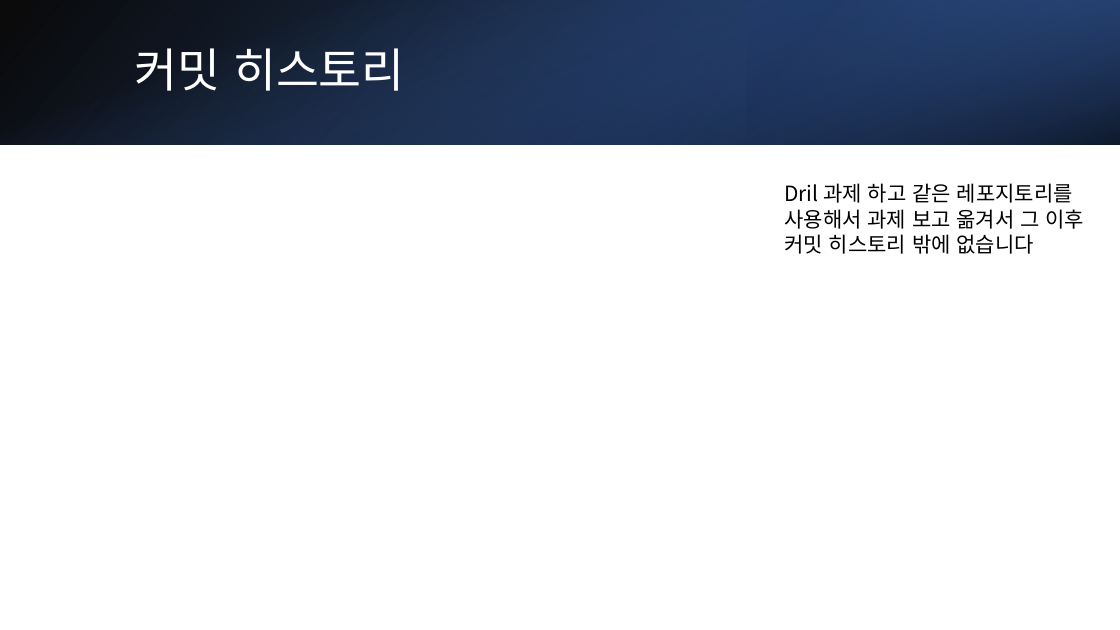
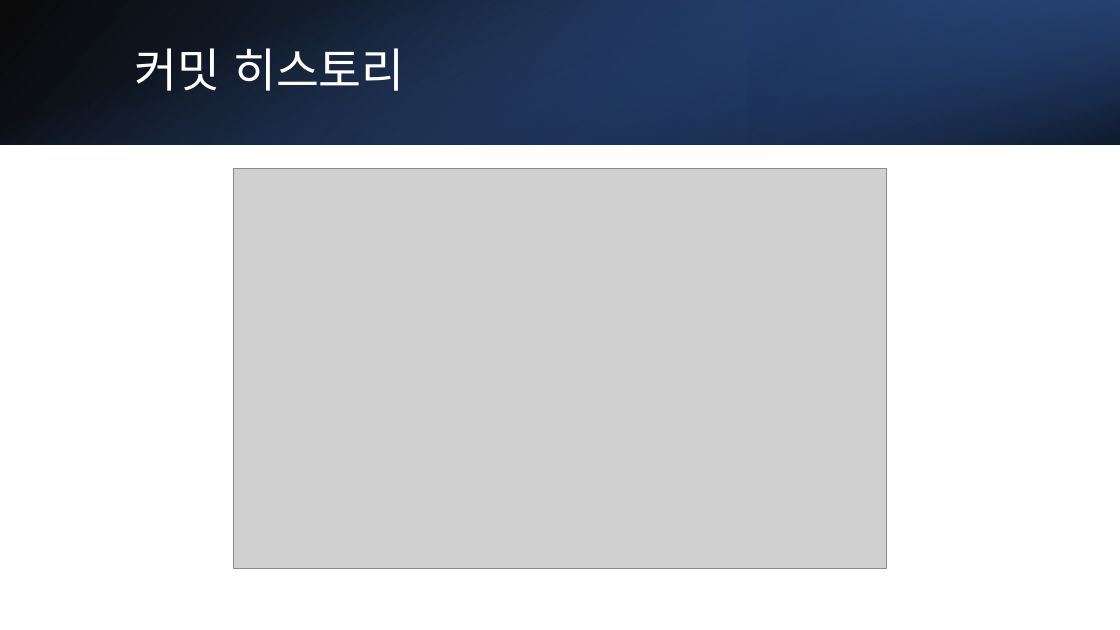
Before and after one commit to LeeJaeMoonND/2DGP_Project, a slide deck: slide 5 of PDF,PPT/2DGP 3차 프로젝트.pptx. Drawn at 1120x630 pixels with LibreOffice and Linux fonts; fonts in the diff are those of the drawing; grey boxes stand for pictures. Boxes give left, top, right and bottom in pixels: in the first picture for what was removed or moved away, otherwise in the second. Text is boxed around its words. In the diff, an @@ line names an element or a change of style, - is before the commit and + after.

```diff
--- a/PDF,PPT/2DGP 3차 프로젝트.pptx
+++ b/PDF,PPT/2DGP 3차 프로젝트.pptx
@@ picture added at (x1=234, y1=169, x2=886, y2=569) @@
@@ text removed at (x1=784, y1=183, x2=1085, y2=254) @@
-Dril 과제 하고 같은 레포지토리를 사용해서 과제 보고 옮겨서 그 이후 커밋 히스토리 밖에 없습니다
```
Also in this commit, not shown: 1 other file.
